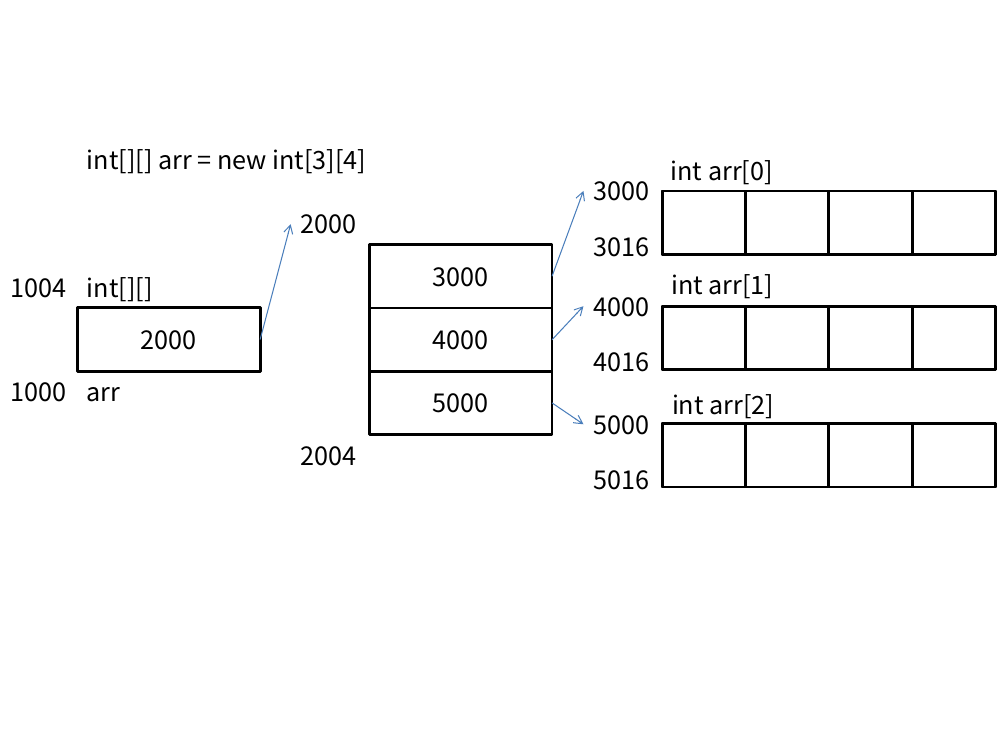
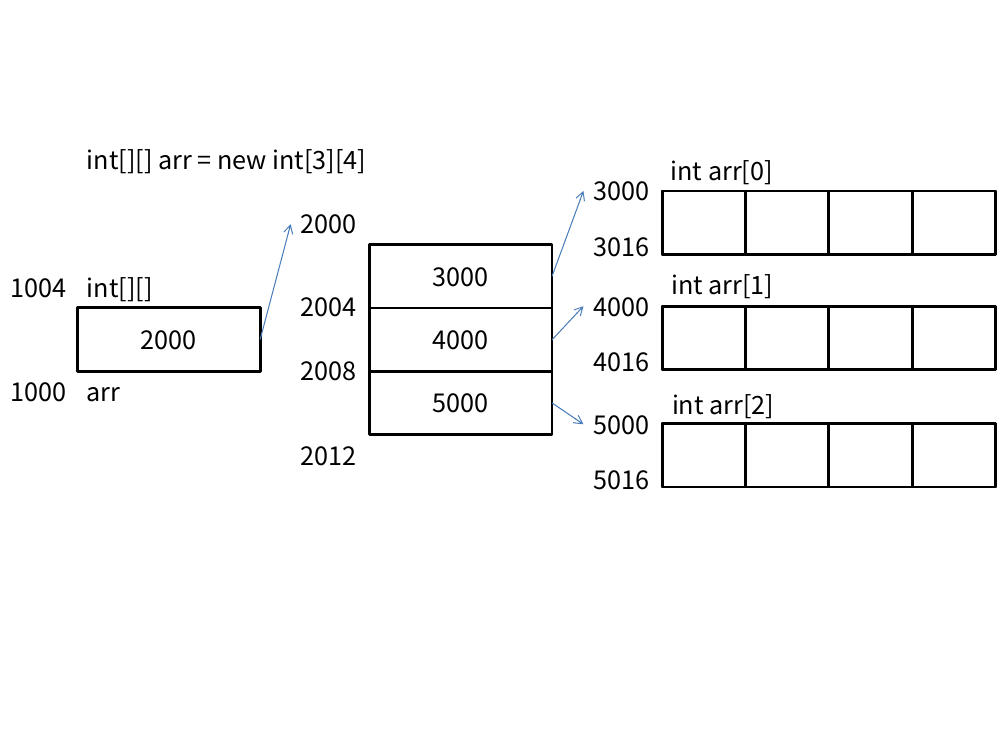
Before and after one commit to even1415/ICT_Edu2021, a slide deck: slide 1 of 면접족보/2021-09-23/[원본]족보11번 메모리그림.pptx. Drawn at 1008x756 pixels with LibreOffice and Linux fonts; fonts in the diff are those of the drawing. Boxes give left, top, right and bottom in pixels: in the first picture for what was removed or moved away, otherwise in the second. Text is boxed around its words. In the diff, an @@ line names an element or a change of style, - is before the commit and + after.

```diff
--- a/면접족보/2021-09-23/[원본]족보11번 메모리그림.pptx
+++ b/면접족보/2021-09-23/[원본]족보11번 메모리그림.pptx
@@ text "2004": place and size @@
-text "2004" at (301,446,357,466)
+text "2004" at (301,297,357,317)
@@ text added at (301,361,357,381), 18 pt, text #000000 @@
+2008
@@ text added at (301,446,357,466), 18 pt, text #000000 @@
+2012
```
Also in this commit, not shown: 2 other files.
